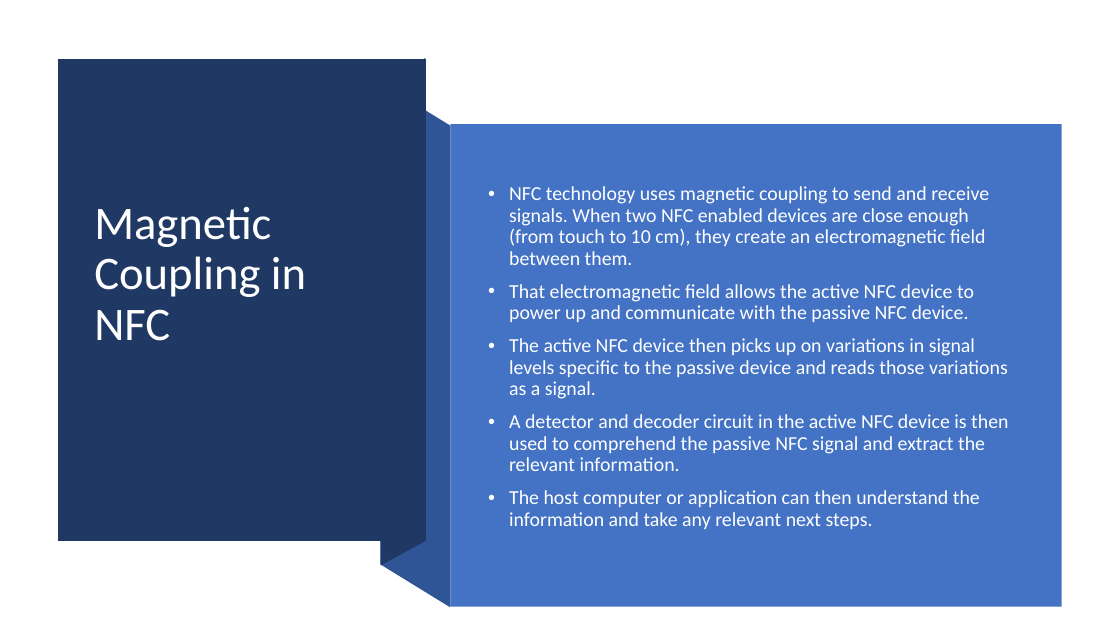
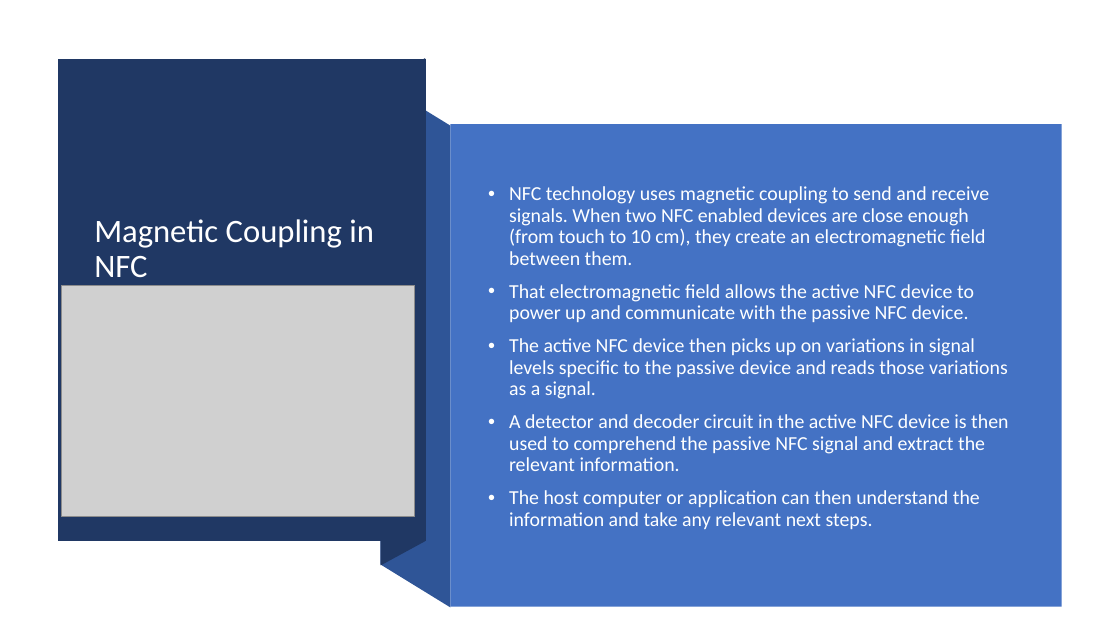
Before and after one commit to sudheergopisetty/STGIT, a slide deck: slide 7 of NFC.pptx. Drawn at 1120x630 pixels with LibreOffice and Linux fonts; fonts in the diff are those of the drawing; grey boxes stand for pictures. Boxes give left, top, right and bottom in pixels: in the first picture for what was removed or moved away, otherwise in the second. Text is boxed around its words. In the diff, an @@ line names an element or a change of style, - is before the commit and + after.

```diff
--- a/NFC.pptx
+++ b/NFC.pptx
@@ title "Magnetic Coupling in NFC" at (94, 219, 374, 277): size 40 to 28 pt @@
@@ picture added at (61, 285, 415, 517) @@
```
Also in this commit, not shown: 2 other slides changed, 1 slide added, 16 other files.
